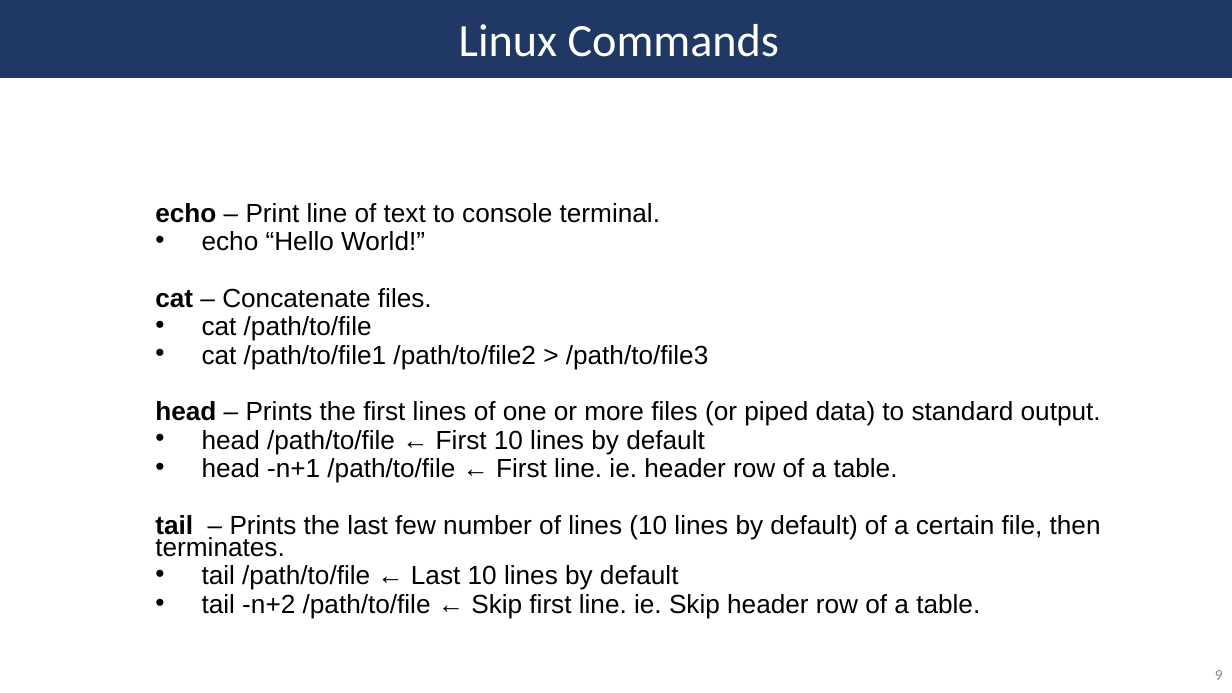
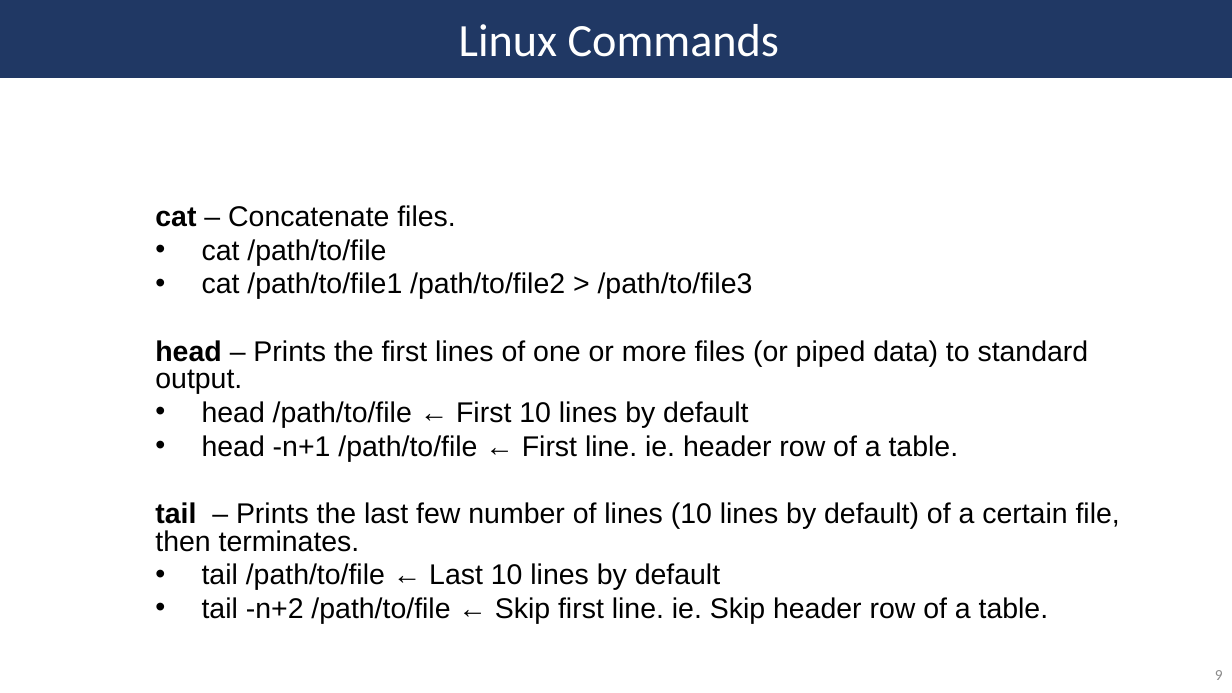
Before and after one commit to SycuroLab/arc_best_practices, a slide deck: slide 9 of arc_best_practices_presentation.pptx. Drawn at 1232x693 pixels with LibreOffice and Linux fonts; fonts in the diff are those of the drawing. Boxes give left, top, right and bottom in pixels: in the first picture for what was removed or moved away, otherwise in the second. Text is boxed around its words. In the diff, an @@ line names an element or a change of style, - is before the commit and + after.

```diff
--- a/arc_best_practices_presentation.pptx
+++ b/arc_best_practices_presentation.pptx
@@ text "cat – Concatenate files." at (x1=155, y1=205, x2=1120, y2=624): size 20.4 to 22.2 pt; line spacing 0.7 to 0.8 @@
@@ text at (x1=155, y1=203, x2=660, y2=251): paragraphs removed @@
-  echo – Print line of text to console terminal.
-  • echo “Hello World!”
```
Also in this commit, not shown: 14 other slides changed.
